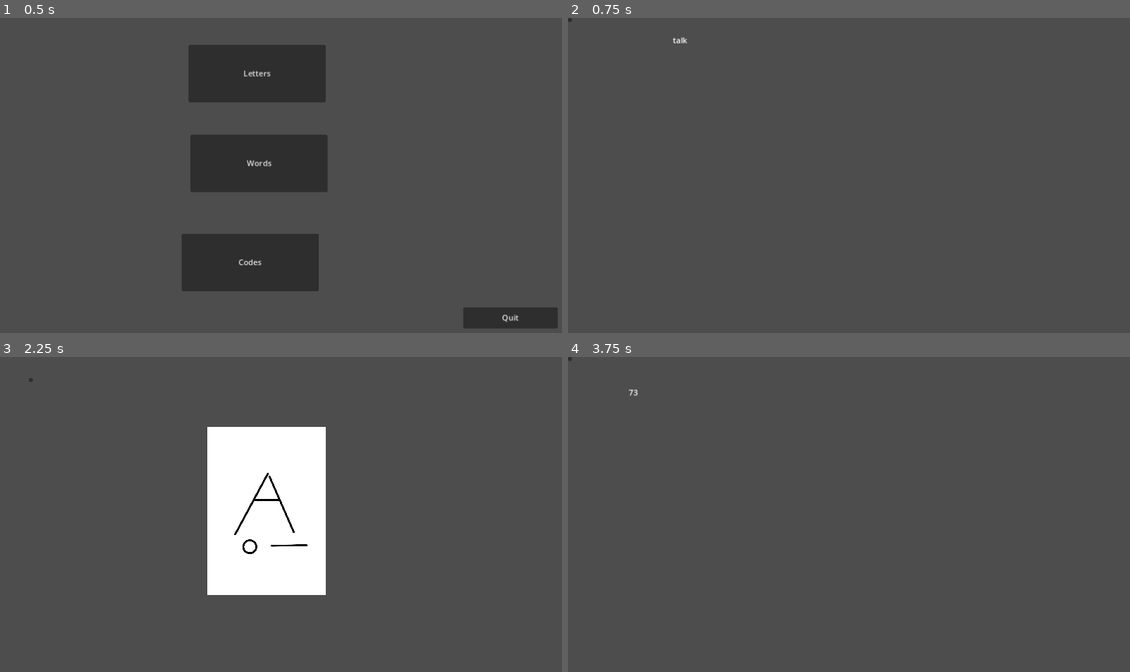
Above: before the commit, frames 1-4 (two rows, left to right).
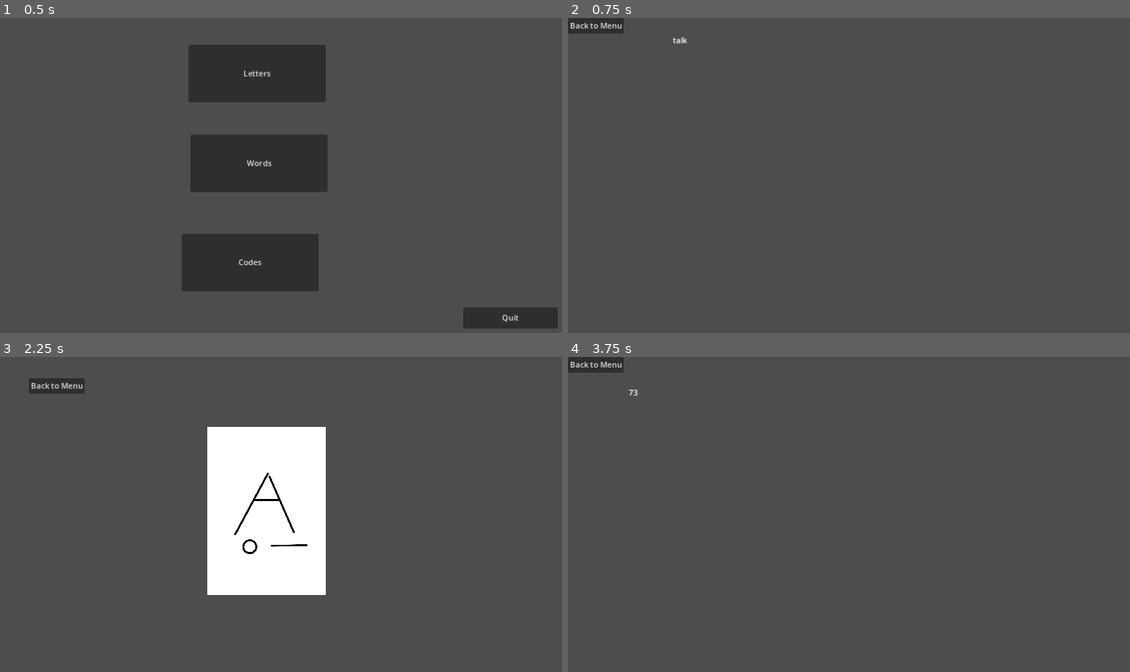
Above: after the commit, the same moments.

Repository: BearBait16/Lightnin_tapanin_game
Game: Godot game, scene res://main.tscn
Same seed, same stepped clock (60 frames per second), same inputs: the game is played once before the commit and once after it.
Inputs (mouse positions are in pixels of both pictures, inside the frame that each line leads up to; where the layout moved, square brackets give the same spot in the first picture):
- Up to frame 1 (0.5 s): no input
- Up to frame 2 (0.75 s): click "Words" at 0.5 s
- Up to frame 3 (2.25 s): click (28, 363) [0, 360] at 1.25 s; click "Letters" at 2 s
- Up to frame 4 (3.75 s): click (624, 385) [596, 379] at 2.75 s; click "Codes" at 3.5 s

Frame 1 is identical in both runs. In frame 2, 0.4% of the frame differs, in the area x 0-10%, y 0-5%; in frame 3, 0.4%; in frame 4, 0.4%.

Commit message:
labeled buttons

Diff:
--- a/codes_game.tscn
+++ b/codes_game.tscn
@@ -30,7 +30,9 @@
 offset_bottom = 396.0
 
 [node name="Button" type="Button" parent="."]
-offset_right = 8.0
-offset_bottom = 8.0
+offset_right = 114.0
+offset_bottom = 31.0
+text = "Back to Menu
+"
 
 [connection signal="pressed" from="Button" to="." method="_on_button_pressed"]
--- a/letters_game.tscn
+++ b/letters_game.tscn
@@ -50,5 +50,6 @@
 layout_mode = 0
 offset_right = 8.0
 offset_bottom = 8.0
+text = "Back to Menu"
 
 [connection signal="pressed" from="Control/Button" to="." method="_on_button_pressed"]
--- a/words_game.tscn
+++ b/words_game.tscn
@@ -32,5 +32,6 @@
 [node name="Button" type="Button" parent="."]
 offset_right = 8.0
 offset_bottom = 8.0
+text = "Back to Menu"
 
 [connection signal="pressed" from="Button" to="." method="_on_button_pressed"]
